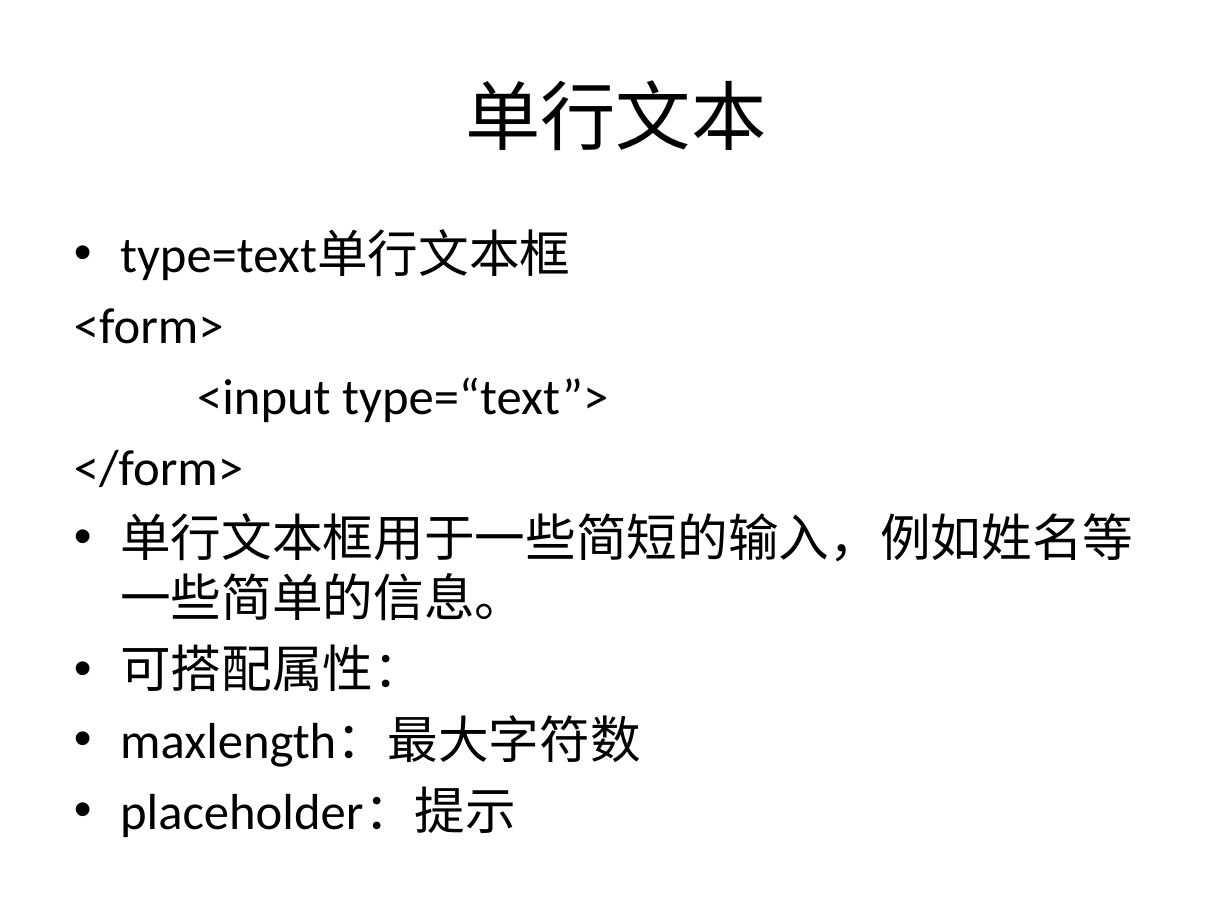
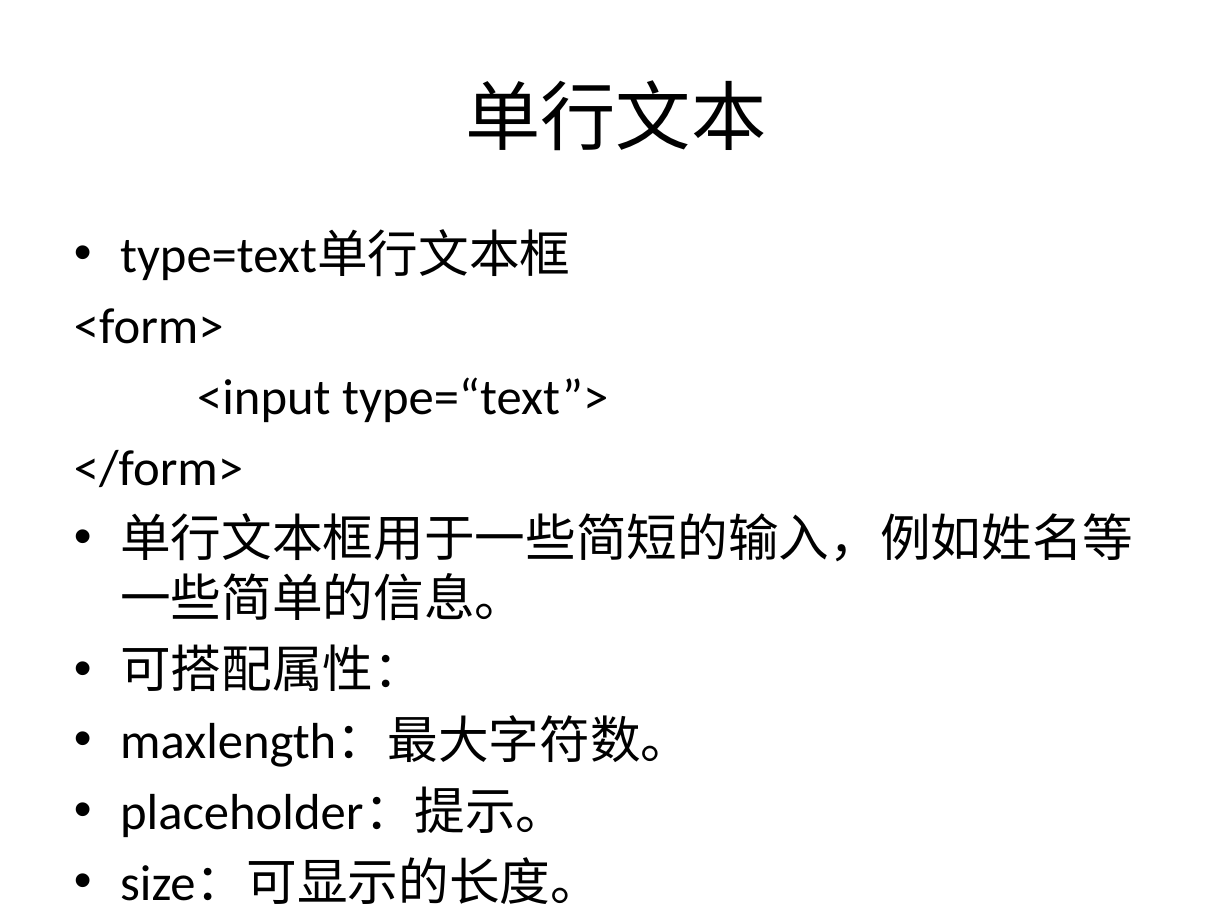
Before and after one commit to sans123wx/class, a slide deck: slide 7 of 网页设计与制作/课件/3/表单.pptx. Drawn at 1232x924 pixels with LibreOffice and Linux fonts; fonts in the diff are those of the drawing. Boxes give left, top, right and bottom in pixels: in the first picture for what was removed or moved away, otherwise in the second. Text is boxed around its words. In the diff, an @@ line names an element or a change of style, - is before the commit and + after.

```diff
--- a/网页设计与制作/课件/3/表单.pptx
+++ b/网页设计与制作/课件/3/表单.pptx
@@ text at [120,716,691,904]: text changed @@
-• maxlength：最大字符数
-• placeholder：提示
+• maxlength：最大字符数。
+• placeholder：提示。
+• size：可显示的长度。
```
Also in this commit, not shown: 3 other slides changed, 6 other files.
